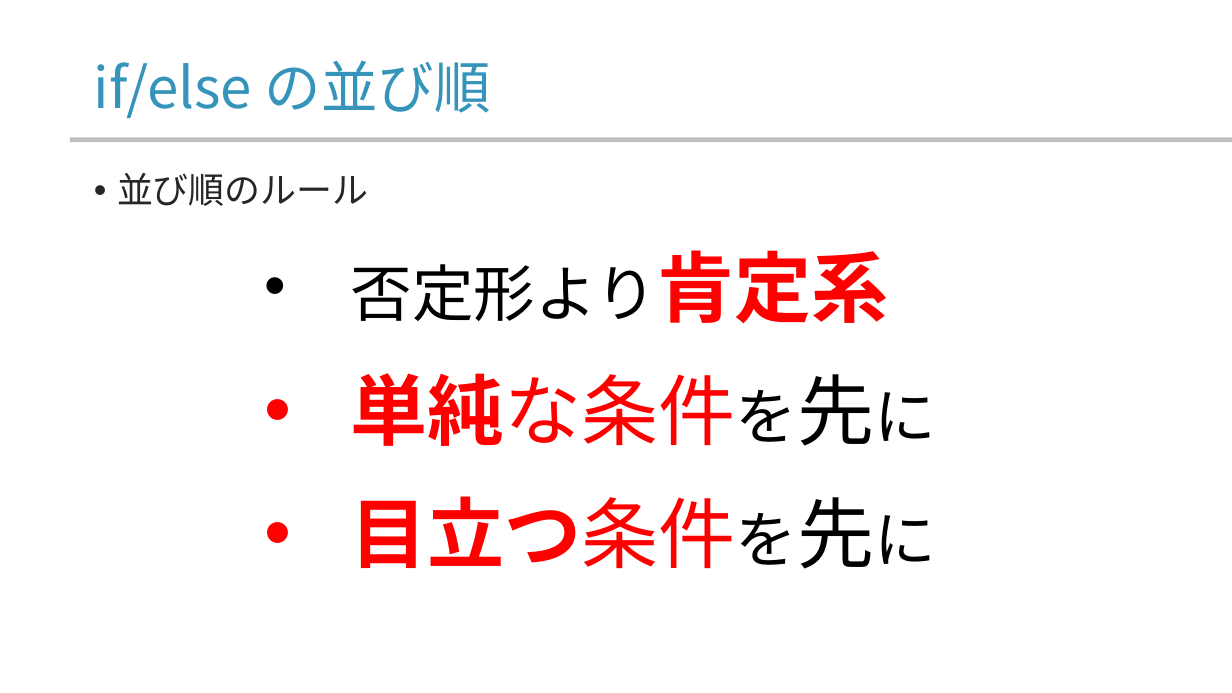
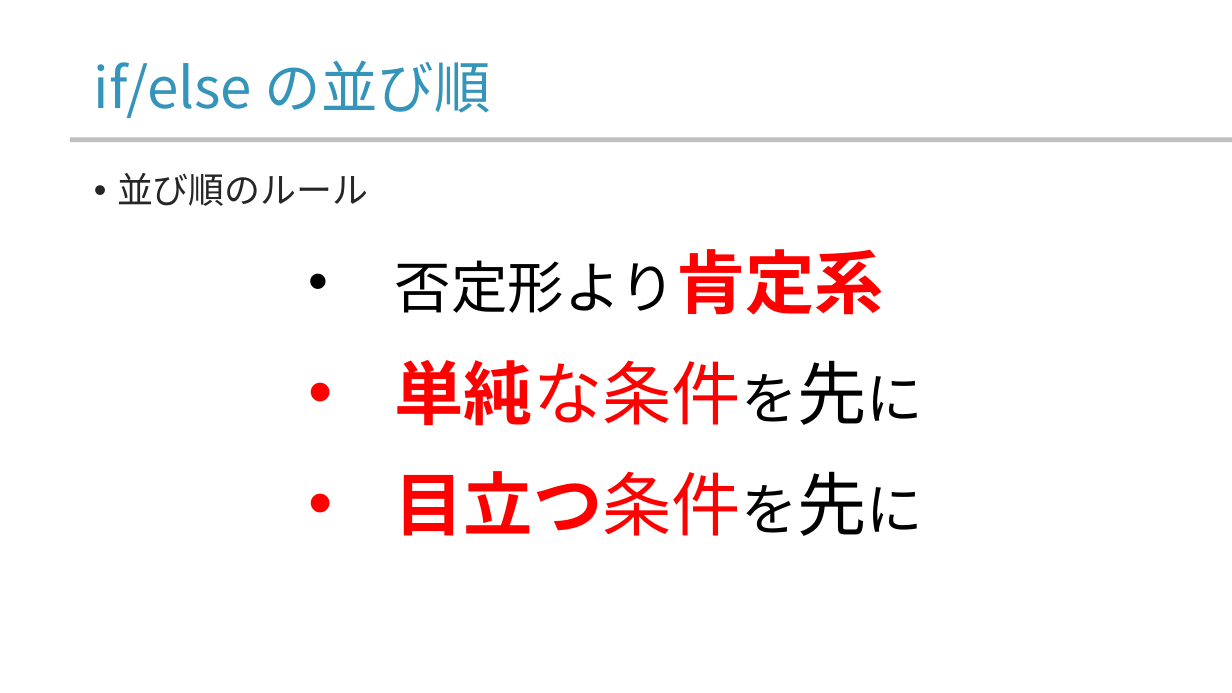
Before and after one commit to yamada-ai/java-prac, a slide deck: slide 16 of 07_ccontrol_flow_1.pptx (slide 15 before the commit). Drawn at 1232x693 pixels with LibreOffice and Linux fonts; fonts in the diff are those of the drawing; background and template pictures are left out. Boxes give left, top, right and bottom in pixels: in the first picture for what was removed or moved away, otherwise in the second. Text is boxed around its words. In the diff, an @@ line names an element or a change of style, - is before the commit and + after.

```diff
--- a/07_ccontrol_flow_1.pptx
+++ b/07_ccontrol_flow_1.pptx
@@ text "否定形より肯定系": place and size @@
-text "否定形より肯定系" at box(351, 250, 936, 569)
+text "否定形より肯定系" at box(395, 249, 923, 536)
@@ text "否定形より肯定系" at box(395, 249, 923, 536): size 48 to 44 pt, size 60 to 54 pt in "否定形より肯定系", "単純な条件を先に", "目立つ条件を先に" @@
```
Also in this commit, not shown: 7 other slides changed, 10 slides added, 1 slide removed.
